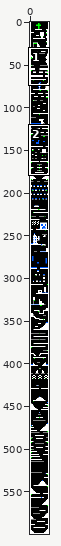
Sprite sheet, stored at data/levels.png. The picture above shows the old version from afar; the outline marks the close-up.
Close-up. The starting point:
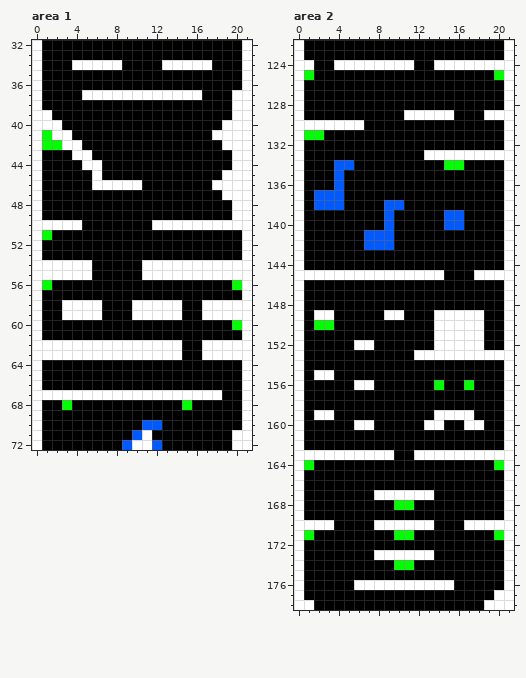
The file is 22x600 pixels. Shown: area 1: x 0..21, y 32..72; area 2: x 0..21, y 122..178. The commit also changed other parts of the picture, which this record leaves out.
And afterwards:
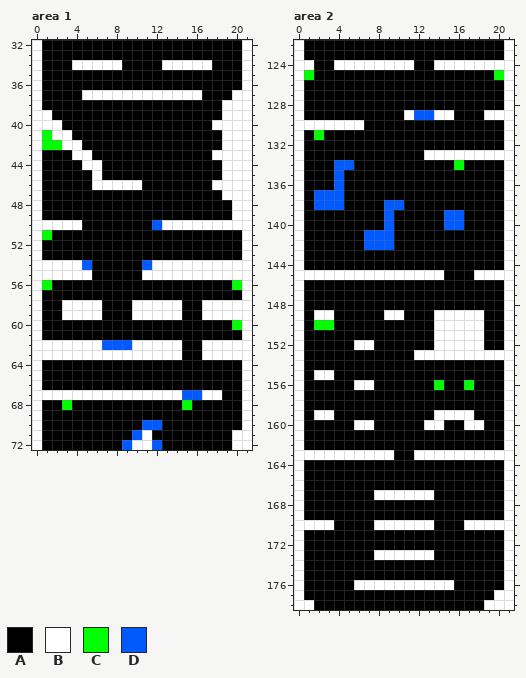
Palette (. is transparent): A #000000  B #ffffff  C #00ff00  D #005aff
Changes in this commit:
--- area 1
@@ x 16..21 @@
 37 BAAABB
-38 AAAABB
-39 AAAABB
-40 AAABBB
-41 AABBBB
+38 AAABBB
+39 AAABBB
+40 AABBBB
+41 AAABBB
 42 AAABBB
-43 AAAABB
-44 AAAABB
+43 AABBBB
+44 AAABBB
 45 AAABBB
@@ x 10..14 @@
 49 AAAAA
-50 AABBB
+50 AADBB
 51 AAAAA
@@ x 3..13 @@
 53 AAAAAAAAAAA
-54 BBBAAAAABBB
+54 BBDAAAAADBB
 55 BBBAAAAABBB
@@ x 5..11 @@
 61 AAAAAAA
-62 BBBBBBB
+62 BBDDDBB
 63 BBBBBBB
@@ x 13..18 @@
 66 AAAAAA
-67 BBBBBB
+67 BBDDBB
 68 AACAAA
--- area 2
@@ x 0..21 @@
 128 BAAAAAAAAAAAAAAAAAAAAB
-129 BAAAAAAAAAABBBBBAAABBB
+129 BAAAAAAAAAABDDBBAAABBB
 130 BBBBBBBAAAAAAAAAAAAAAB
-131 BCCAAAAAAAAAAAAAAAAAAB
+131 BACAAAAAAAAAAAAAAAAAAB
 132 BAAAAAAAAAAAAAAAAAAAAB
 133 BAAAAAAAAAAAABBBBBBBBB
-134 BAAADDAAAAAAAAACCAAAAB
+134 BAAADDAAAAAAAAAACAAAAB
 135 BAAADAAAAAAAAAAAAAAAAB
@@ x 0..21 @@
 163 BBBBBBBBBBAABBBBBBBBBB
-164 BCAAAAAAAAAAAAAAAAAACB
+164 BAAAAAAAAAAAAAAAAAAAAB
 165 BAAAAAAAAAAAAAAAAAAAAB
@@ x 0..21 @@
 167 BAAAAAAABBBBBBAAAAAAAB
-168 BAAAAAAAAACCAAAAAAAAAB
+168 BAAAAAAAAAAAAAAAAAAAAB
 169 BAAAAAAAAAAAAAAAAAAAAB
 170 BBBBAAAABBBBBBAAABBBBB
-171 BCAAAAAAAACCAAAAAAAACB
+171 BAAAAAAAAAAAAAAAAAAAAB
 172 BAAAAAAAAAAAAAAAAAAAAB
 173 BAAAAAAABBBBBBAAAAAAAB
-174 BAAAAAAAAACCAAAAAAAAAB
+174 BAAAAAAAAAAAAAAAAAAAAB
 175 BAAAAAAAAAAAAAAAAAAAAB
